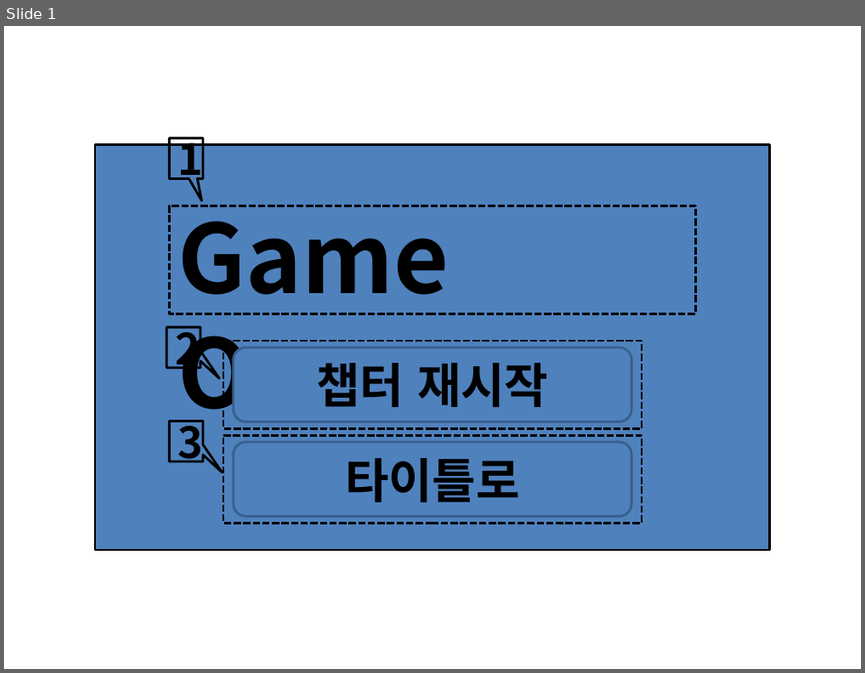
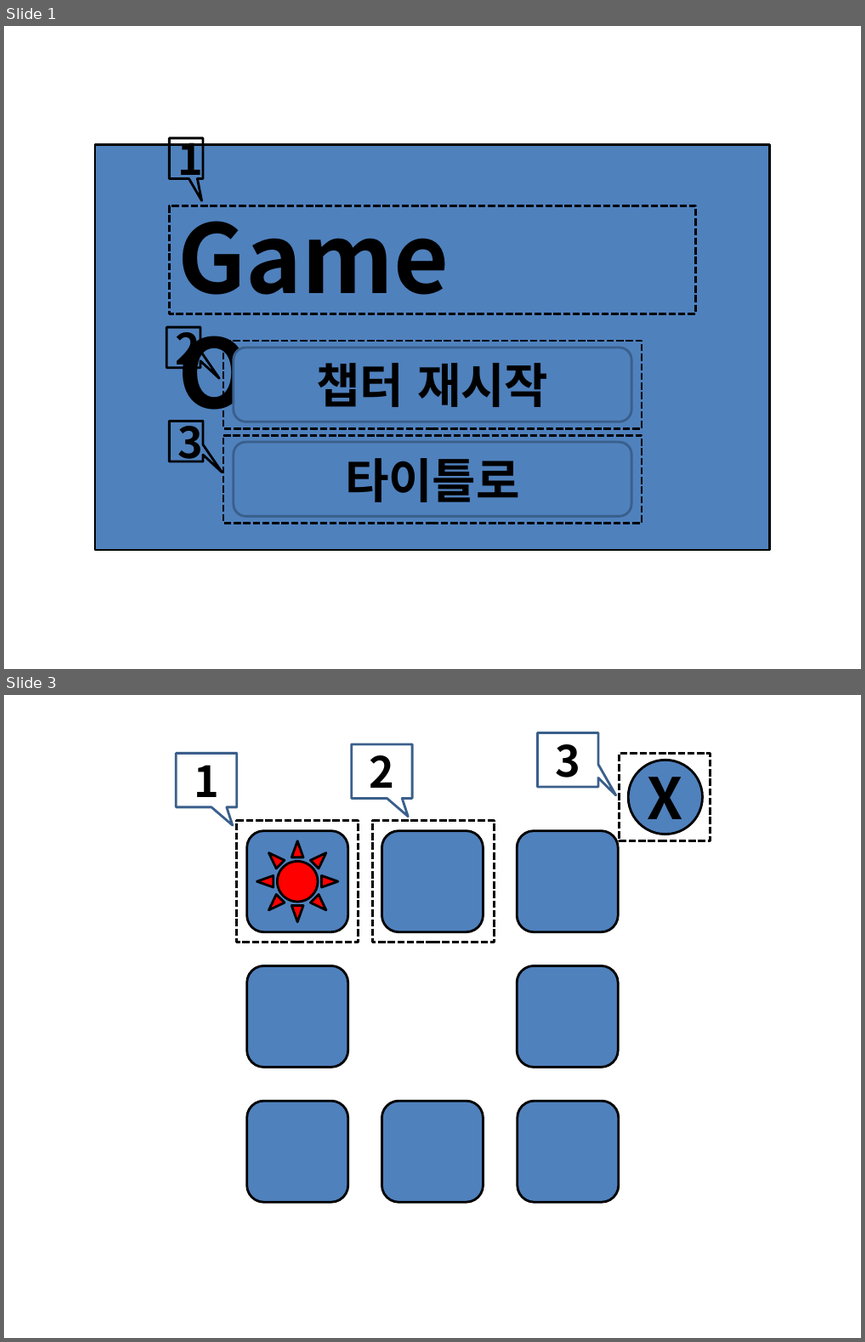
Before and after one commit to YapHeo/3DProject, a slide deck: 00.Document/02. 프리 프로덕션/01. 기획서/[우정윤, 허지훈]시스템_리소스.pptx. Shown one above the other, each under a label of ours: slide 1 before the commit, slides 1 and 3 after it; the slides between them are not shown. The pictures are 865x673 and 865x1342 pixels, drawn with LibreOffice and Linux fonts; fonts in the diff are those of the drawing. Boxes give left, top, right and bottom in pixels: in the first picture for what was removed or moved away, otherwise in the second. Text is boxed around its words. In the diff, an @@ line names an element or a change of style, - is before the commit and + after.

```diff
--- a/00.Document/02. 프리 프로덕션/01. 기획서/[우정윤, 허지훈]시스템_리소스.pptx
+++ b/00.Document/02. 프리 프로덕션/01. 기획서/[우정윤, 허지훈]시스템_리소스.pptx
@@ slide 3 added at (4,695,861,1338), background #FFFFFF @@
@@ group added at (177,732,710,1202): 8 rounded rectangles, 3 rectangles, 3 speech boxes, 1 ellipse, 1 sun @@
+X
+1
+2
+3
```
Also in this commit, not shown: 1 other slide added, 1 other file.
